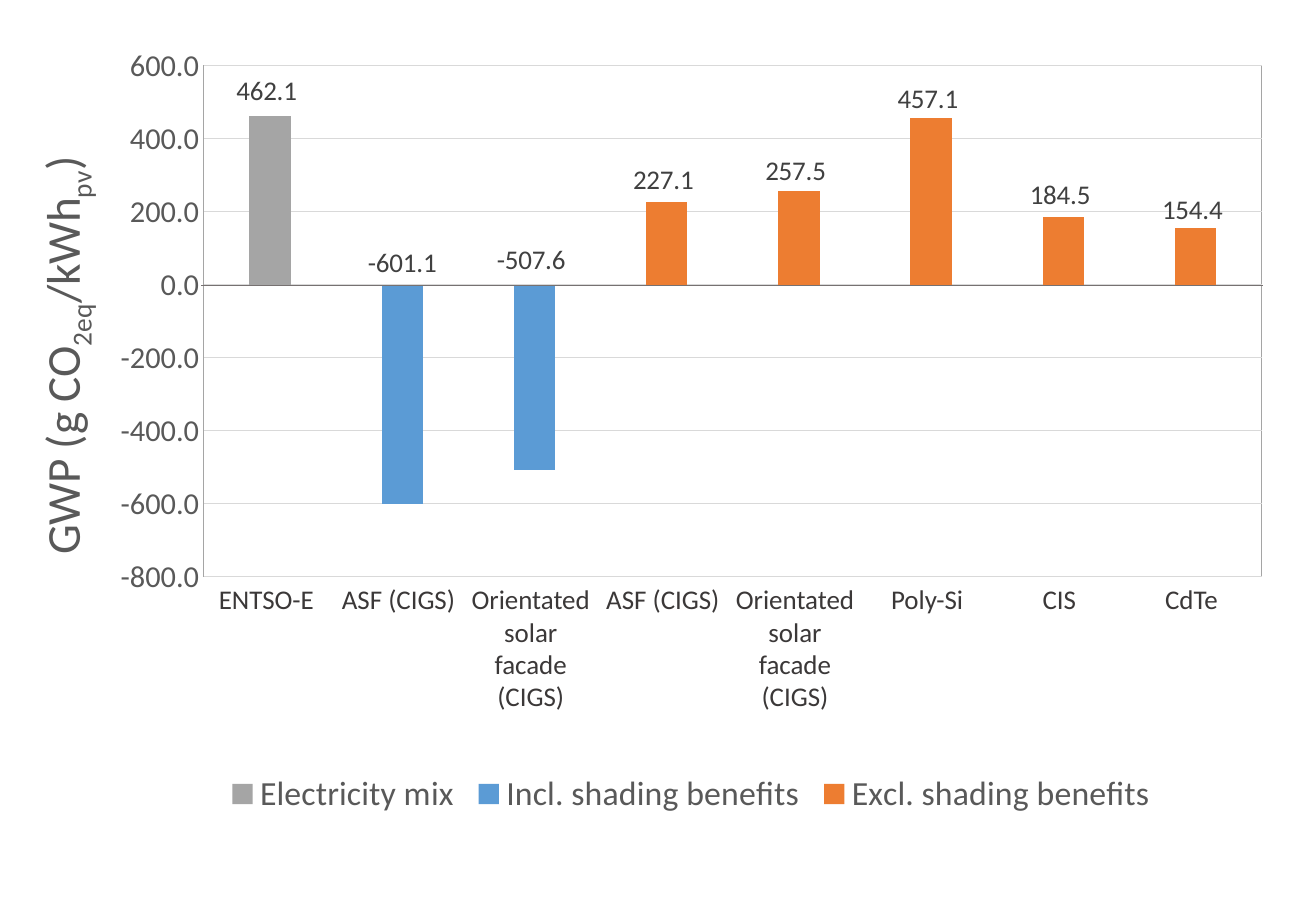
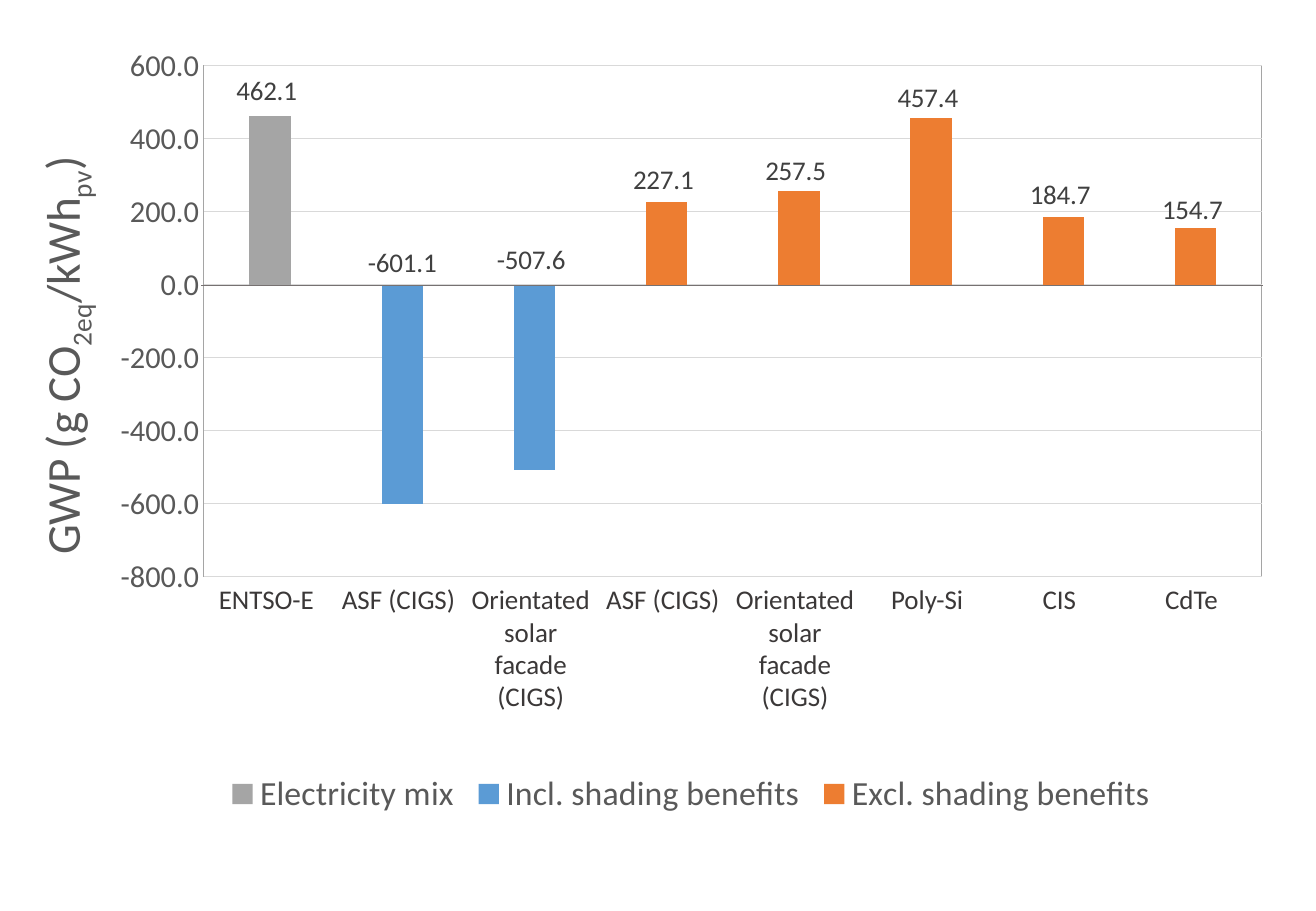
Before and after one commit to architecture-building-systems/LCA_Paper, a slide deck: slide 19 of elsarticle/Images/Thesis charts.pptx. Drawn at 1316x911 pixels with LibreOffice and Linux fonts; fonts in the diff are those of the drawing. Boxes give left, top, right and bottom in pixels: in the first picture for what was removed or moved away, otherwise in the second. Text is boxed around its words. In the diff, an @@ line names an element or a change of style, - is before the commit and + after.

```diff
--- a/elsarticle/Images/Thesis charts.pptx
+++ b/elsarticle/Images/Thesis charts.pptx
@@ column stacked chart at (x1=29, y1=45, x2=1286, y2=828) @@
@@ Excl. shading benefits, 6: 457.1 to 457.4 @@
@@ Excl. shading benefits, 7: 184.5 to 184.7 @@
@@ Excl. shading benefits, 8: 154.4 to 154.7 @@
```
Also in this commit, not shown: 2 other slides changed, 1 other file.
